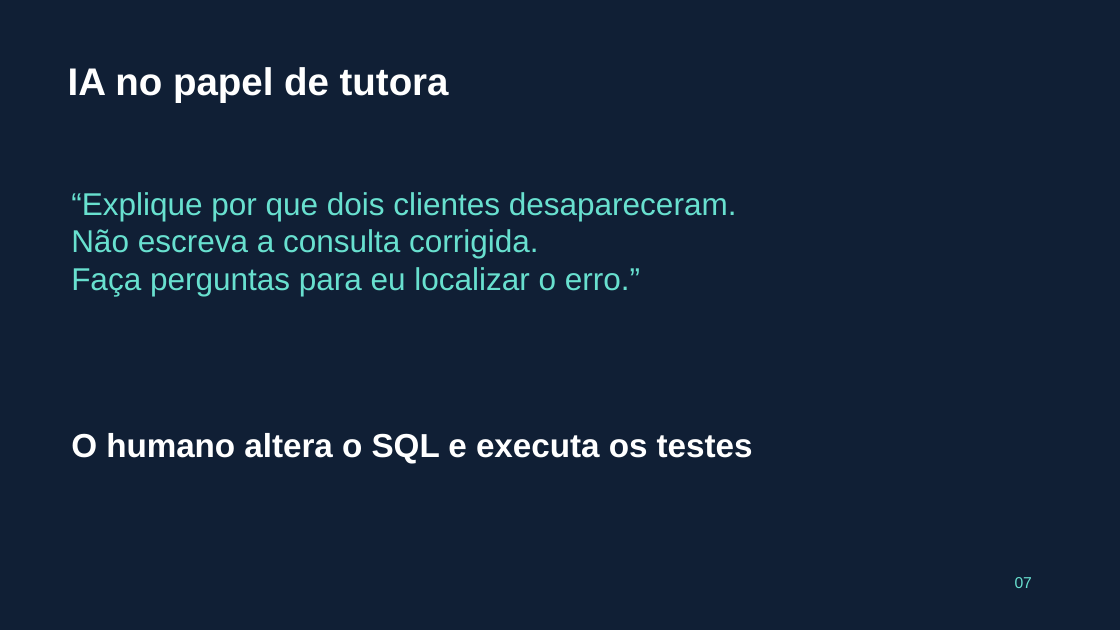
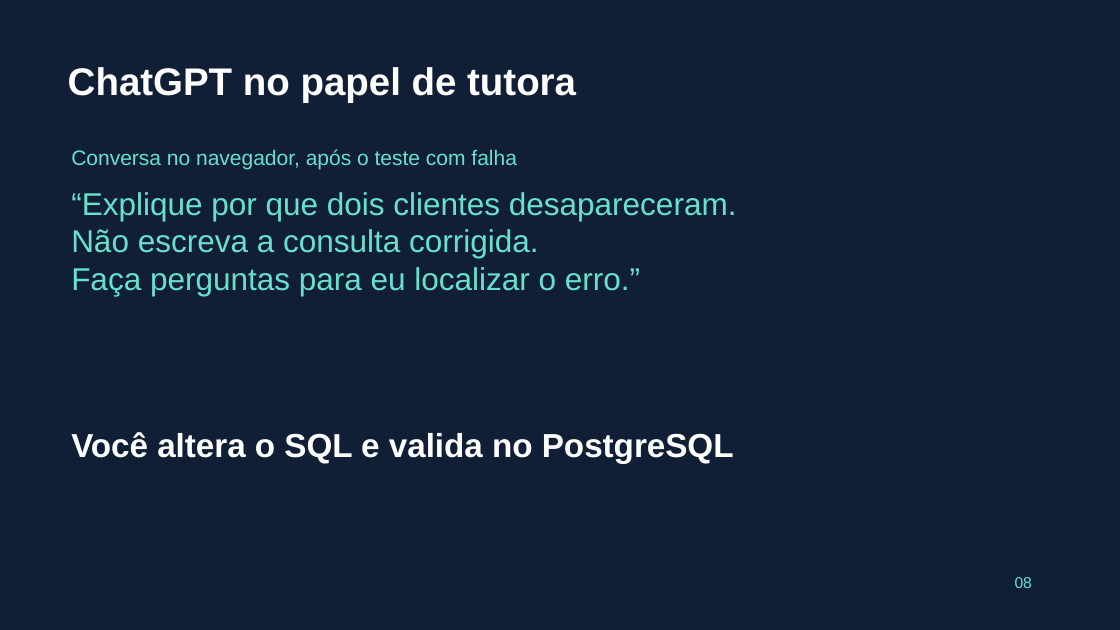
Before and after one commit to pedropalmieri/workshop4-pr-sql-ia, a slide deck: slide 8 of materiais/Workshop4-19nov2026.pptx (slide 7 before the commit). Drawn at 1120x630 pixels with LibreOffice and Linux fonts; fonts in the diff are those of the drawing. Boxes give left, top, right and bottom in pixels: in the first picture for what was removed or moved away, otherwise in the second. Text is boxed around its words. In the diff, an @@ line names an element or a change of style, - is before the commit and + after.

Commit message:
Alinha slides e documentacao sobre consultas conexao e ChatGPT

```diff
--- a/materiais/Workshop4-19nov2026.pptx
+++ b/materiais/Workshop4-19nov2026.pptx
@@ text at (68, 67, 576, 102): text changed @@
-IA no papel de tutora
+ChatGPT no papel de tutora
@@ text added at (71, 149, 517, 169), 18 pt, text #68E0CF @@
+Conversa no navegador, após o teste com falha
@@ text at (71, 432, 734, 463): text changed @@
-O humano altera o SQL e executa os testes
+Você altera o SQL e valida no PostgreSQL
@@ text at (1015, 577, 1032, 588): text changed @@
-07
+08
```
Also in this commit, not shown: 10 other slides changed, 1 slide added, 10 other files.
